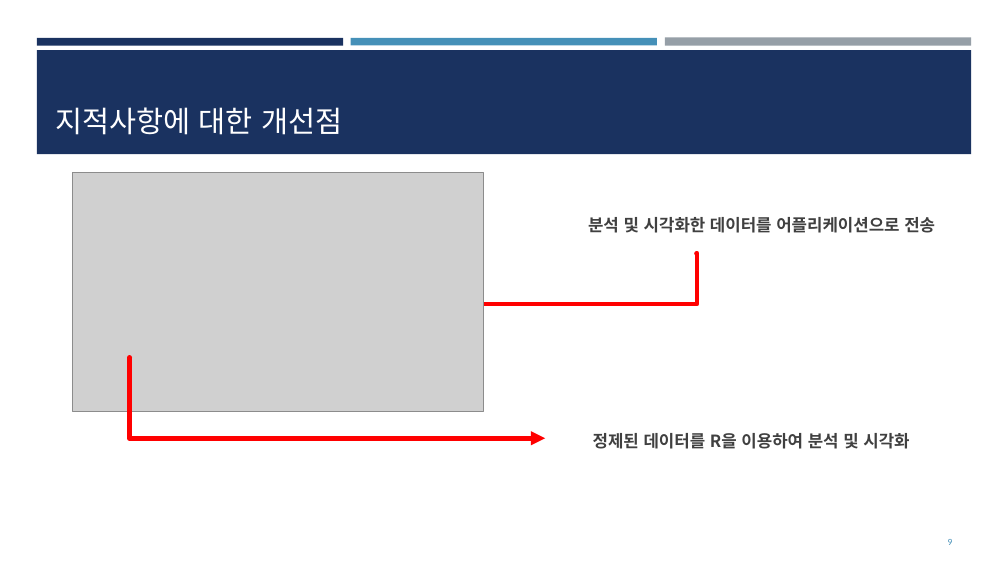
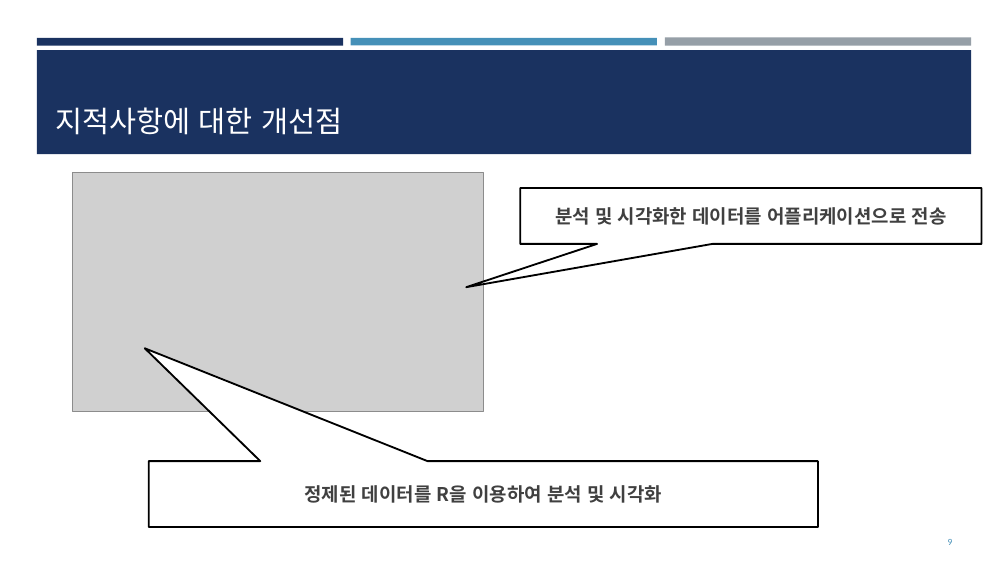
Before and after one commit to dongyounn/RisingSunz, a slide deck: slide 9 of 종합설계 제안서.pptx. Drawn at 1008x567 pixels with LibreOffice and Linux fonts; fonts in the diff are those of the drawing; grey boxes stand for pictures. Boxes give left, top, right and bottom in pixels: in the first picture for what was removed or moved away, otherwise in the second. Text is boxed around its words. In the diff, an @@ line names an element or a change of style, - is before the commit and + after.

```diff
--- a/종합설계 제안서.pptx
+++ b/종합설계 제안서.pptx
@@ speech box "분석 및 시각화한 데이터를 어플리케이션으로 ...": place and size @@
-speech box "분석 및 시각화한 데이터를 어플리케이션으로 ..." at (588,217,935,233)
+speech box "분석 및 시각화한 데이터를 어플리케이션으로 ..." at (520,188,982,244)
@@ speech box "분석 및 시각화한 데이터를 어플리케이션으로 ..." at (520,188,982,244): size 16 to 18 pt; less space between paragraphs; vertical alignment top to middle; fill none to #FFFFFF; outline none to #000000 1.75 pt @@
@@ elbow arrow removed from (696, 253) to (455, 304) @@
@@ elbow arrow removed from (130, 358) to (545, 439) @@
@@ speech box "정제된 데이터를 R을 이용하여 분석 ..." at (149,461,818,527): size 16 to 18 pt; less space between paragraphs; vertical alignment top to middle; fill none to #FFFFFF; outline none to #000000 1.75 pt @@
@@ speech box "정제된 데이터를 R을 이용하여 분석 ...": place and size @@
-speech box "정제된 데이터를 R을 이용하여 분석 ..." at (593,433,909,449)
+speech box "정제된 데이터를 R을 이용하여 분석 ..." at (149,461,818,527)
```
Also in this commit, not shown: 6 other slides changed, 1 other file.
